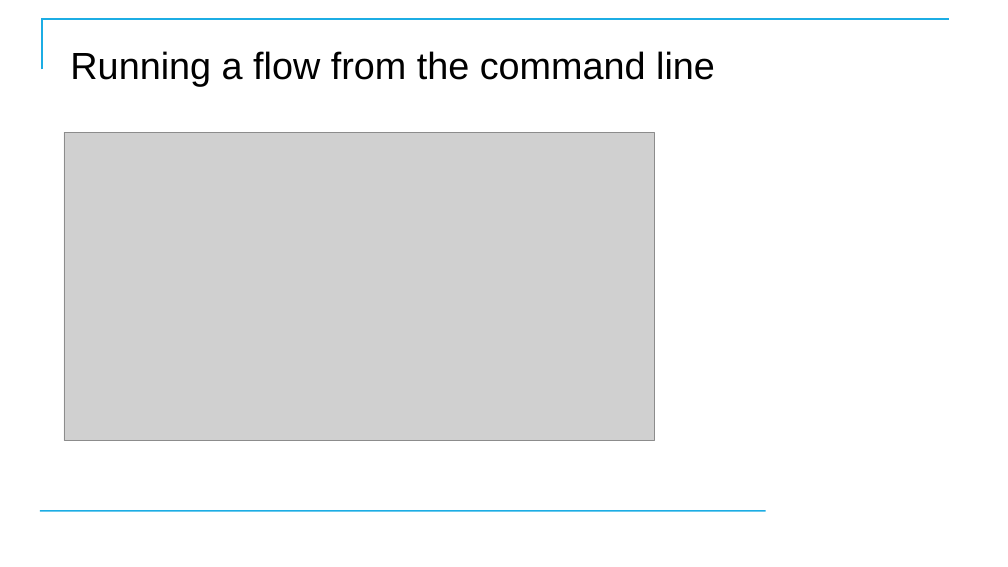
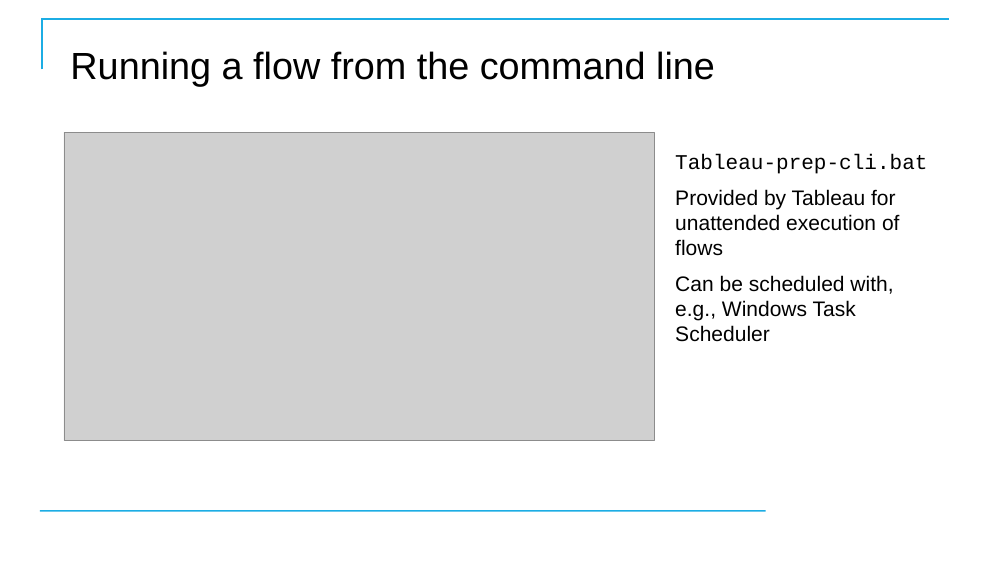
Before and after one commit to CostelloTechnicalConsulting/XTBP10---Tableau-Prep-Introduction, a slide deck: slide 29 of ppt/TableauPrepBuilderIntroV1_2.pptx. Drawn at 1008x567 pixels with LibreOffice and Linux fonts; fonts in the diff are those of the drawing; grey boxes stand for pictures; background and template pictures are left out. Boxes give left, top, right and bottom in pixels: in the first picture for what was removed or moved away, otherwise in the second. Text is boxed around its words. In the diff, an @@ line names an element or a change of style, - is before the commit and + after.

```diff
--- a/ppt/TableauPrepBuilderIntroV1_2.pptx
+++ b/ppt/TableauPrepBuilderIntroV1_2.pptx
@@ text added at [675, 154, 927, 342], 20 pt, text #000000 @@
+Tableau-prep-cli.bat
+Provided by Tableau for unattended execution of flows
+Can be scheduled with, e.g., Windows Task Scheduler
```
Also in this commit, not shown: 8 other slides changed, 2 slides removed.
